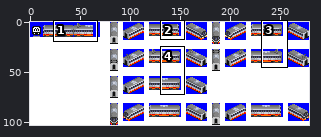
A sprite sheet gets an edit: src/metro/AUTS/AUTS.png. The picture above shows the old version from afar; the outline marks the close-up.
Close-up. Before:
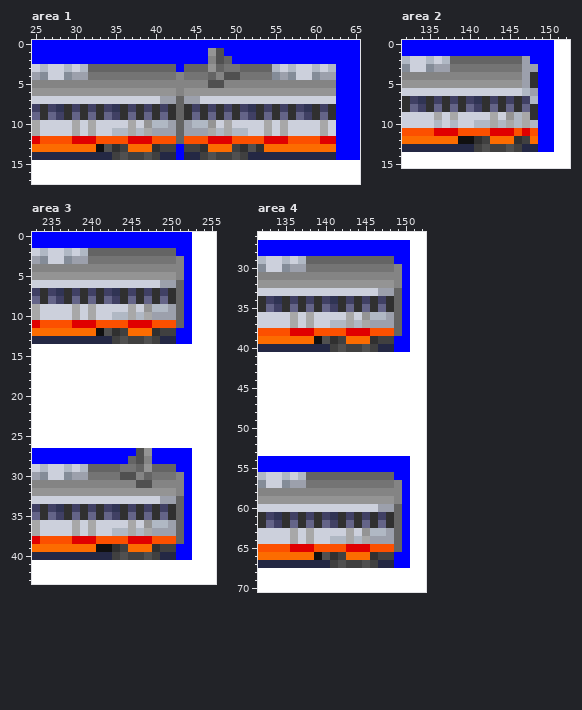
The file is 279x103 pixels. Colours within 5 levels of each other are drawn and written as one. Shown: area 1: x 25..65, y 0..17; area 2: x 132..152, y 0..15; area 3: x 233..255, y 0..43; area 4: x 132..152, y 26..70. The commit also changed other parts of the picture, which this record leaves out.
The result:
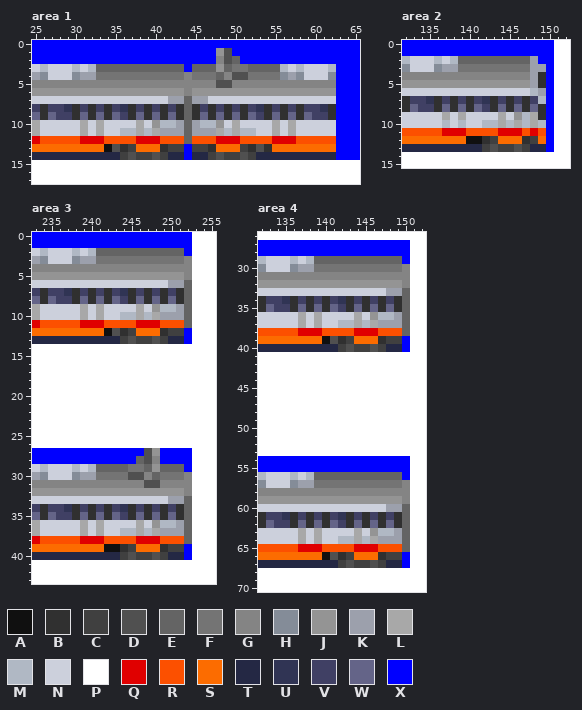
Palette (. is transparent): A #101010  B #303030  C #404040  D #505050  E #646464  F #747474  G #848484  H #848c98  J #949494  K #9ca0ac  L #a8a8a8  M #b0b8c4  N #ccd0dc  P #ffffff  Q #e00000  R #fc5000  S #fc6c00  T #242844  U #303454  V #404064  W #646488  X #0000ff
The edit:
--- area 1
@@ x 25..65 @@
  0 XXXXXXXXXXXXXXXXXXXXXXXXXXXXXXXXXXXXXXXXX
- 1 XXXXXXXXXXXXXXXXXXXXXXJDXXXXXXXXXXXXXXXXX
- 2 XXXXXXXXXXXXXXXXXXXXXXGDEXXXXXXXXXXXXXXXX
- 3 NMNNMNMEEEEEEEEEEEXEEEJEFFEEEEMNMNNMNMXXX
- 4 KHNNHKKFFFFFFFFFFFGFFFEGDDFFFFHKHNNHKKXXX
- 5 GGGGGGGGGGGGGGGGGGGGGGDDGGGGGGGGGGGGGGXXX
- 6 JJJJJJJJJJJJJJJJJJGJJJJJJJJJJJJJJJJJJJXXX
- 7 NNNNNNNNNNNNNNNNKKEKKNNNNNNNNNNNNNNNNNXXX
- 8 VBVUBVBVBVUBVBVBVBEBVBVBVBVUBVBVBVUBVBXXX
- 9 WBWVBWBWBWVBWBWBWBEBWBWBWBWVBWBWBWVBWBXXX
-10 LNNNNLNLNNNNLNJMMKEKMMJNLNNNNLNLNNNNLNXXX
-11 LNNNNLNLNNMMLMLKKKEKKKLMLMMNNLNLNNNNLNXXX
-12 QRRRRQQQRRRRQQQRRRERRRQQQRRRRQQQRRRRQQXXX
-13 SSSSSSSSADBCSSSBCCXCCBSSSCBDBSSSSSSSSSXXX
-14 TTTTTTTTTTCDCCDCTTXTTCDCCDCTTTTTTTTTTTXXX
+ 1 XXXXXXXXXXXXXXXXXXXXXXXJDXXXXXXXXXXXXXXXX
+ 2 XXXXXXXXXXXXXXXXXXXXXXXGDEXXXXXXXXXXXXXXX
+ 3 NMNNNMNMEEEEEEEEEEEXEEEJEFFEEEEMNMNNNMXXX
+ 4 KHNNNHKKFFFFFFFFFFFGFFFEGDDFFFFHKHNNNHXXX
+ 5 GGGGGGGGGGGGGGGGGGGGGGGDDGGGGGGGGGGGGGXXX
+ 6 JJJJJJJJJJJJJJJJJJJGJJJJJJJJJJJJJJJJJJXXX
+ 7 NNNNNNNNNNNNNNNNNKKEKKNNNNNNNNNNNNNNNNXXX
+ 8 VBVVUBVBVBVUBVBVBVBEBVBVBVBVUBVBVBVVUBXXX
+ 9 WBWVVBWBWBWVBWBWBWBEBWBWBWBWVBWBWBWVVBXXX
+10 LNNNNNLNLNNNNLNJMMKEKMMJNLNNNNLNLNNNNNXXX
+11 LNNNNNLNLNNMMLMLKKKEKKKLMLMMNNLNLNNNNNXXX
+12 QRRRRRQQQRRRRQQQRRRERRRQQQRRRRQQQRRRRRXXX
+13 SSSSSSSSSADBCSSSBCCXCCBSSSCBDBSSSSSSSSXXX
+14 TTTTTTTTTTTCDCCDCTTXTTCDCCDCTTTTTTTTTTXXX
 15 PPPPPPPPPPPPPPPPPPPPPPPPPPPPPPPPPPPPPPPPP
--- area 2
@@ x 132..152 @@
  1 XXXXXXXXXXXXXXXXXXXPP
- 2 MNNMNMEEEEEEEEEKXXXPP
- 3 HNNHKKFFFFFFFFFKKXXPP
- 4 GGGGGGGGGGGGGGGKBXXPP
- 5 JJJJJJJJJJJJJJJKBXXPP
- 6 NNNNNNNNNNNNNNNMKXXPP
- 7 BVUBVBVBVUBVBVBVMXXPP
- 8 BWVBWBWBWVBWBWBWBXXPP
- 9 NNNNLNLNNNNLNJMLBXXPP
-10 NNNNMNMNNMMLMLMLMXXPP
-11 RRRRQQQRRRRQQQRQRXXPP
-12 SSSSSSSAABCSSSBCSXXPP
-13 TTTTTTTTTCDCCDCTTXXPP
+ 2 MNNNMNMEEEEEEEEEKXXPP
+ 3 HNNNHKKFFFFFFFFFKKXPP
+ 4 GGGGGGGGGGGGGGGGKBXPP
+ 5 JJJJJJJJJJJJJJJJKBXPP
+ 6 NNNNNNNNNNNNNNNNMKXPP
+ 7 BVVUBVBVBVUBVBVBVMXPP
+ 8 BWVVBWBWBWVBWBWBWBXPP
+ 9 NNNNNLNLNNNNLNJMLBXPP
+10 NNNNNMNMNNMMLMLMLMXPP
+11 RRRRRQQQRRRRQQQRQRXPP
+12 SSSSSSSSAABCSSSBCSXPP
+13 TTTTTTTTTTCDCCDCTTXPP
 14 PPPPPPPPPPPPPPPPPPPPP
--- area 3
@@ x 233..255 @@
  1 XXXXXXXXXXXXXXXXXXXXPPP
- 2 NMNNMNMEEEEEEEEEEEXXPPP
- 3 KHNNHKKFFFFFFFFFFFGXPPP
- 4 GGGGGGGGGGGGGGGGGGGXPPP
- 5 JJJJJJJJJJJJJJJJJJGXPPP
- 6 NNNNNNNNNNNNNNNNKKEXPPP
- 7 VBVUBVBVBVUBVBVBVBEXPPP
- 8 WBWVBWBWBWVBWBWBWBEXPPP
- 9 LNNNNLNLNNNNLNJMMKEXPPP
-10 LNNNNLNLNNMMLMLKKKEXPPP
-11 QRRRRQQQRRRRQQQRRREXPPP
-12 SSSSSSSSADBCSSSBCCXXPPP
-13 TTTTTTTTTTCDCCDCTTXXPPP
+ 2 NMNNNMNMEEEEEEEEEEEXPPP
+ 3 KHNNNHKKFFFFFFFFFFFGPPP
+ 4 GGGGGGGGGGGGGGGGGGGGPPP
+ 5 JJJJJJJJJJJJJJJJJJJGPPP
+ 6 NNNNNNNNNNNNNNNNNKKEPPP
+ 7 VBVVUBVBVBVUBVBVBVBEPPP
+ 8 WBWVVBWBWBWVBWBWBWBEPPP
+ 9 LNNNNNLNLNNNNLNJMMKEPPP
+10 LNNNNNLNLNNMMLMLKKKEPPP
+11 QRRRRRQQQRRRRQQQRRREPPP
+12 SSSSSSSSSADBCSSSBCCXPPP
+13 TTTTTTTTTTTCDCCDCTTXPPP
 14 PPPPPPPPPPPPPPPPPPPPPPP
@@ x 233..255 @@
 26 PPPPPPPPPPPPPPPPPPPPPPP
-27 XXXXXXXXXXXXXDJXXXXXPPP
-28 XXXXXXXXXXXXEDGXXXXXPPP
-29 NMNNMNMEEEEFFEJEEEXXPPP
-30 KHNNHKKFFFFDDGEFFFGXPPP
-31 GGGGGGGGGGGGGDDGGGGXPPP
-32 JJJJJJJJJJJJJJJJJJGXPPP
-33 NNNNNNNNNNNNNNNNKKEXPPP
-34 VBVUBVBVBVUBVBVBVBEXPPP
-35 WBWVBWBWBWVBWBWBWBEXPPP
-36 LNNNNLNLNNNNLNJMMKEXPPP
-37 LNNNNLNLNNMMLMLKKKEXPPP
-38 QRRRRQQQRRRRQQQRRREXPPP
-39 SSSSSSSSAABCSSSBCCXXPPP
-40 TTTTTTTTTTCDCCDCTTXXPPP
+27 XXXXXXXXXXXXXXDJXXXXPPP
+28 XXXXXXXXXXXXXEDGXXXXPPP
+29 NMNNNMNMEEEEFFEJEEEXPPP
+30 KHNNNHKKFFFFDDGEFFFGPPP
+31 GGGGGGGGGGGGGGDDGGGGPPP
+32 JJJJJJJJJJJJJJJJJJJGPPP
+33 NNNNNNNNNNNNNNNNNKKEPPP
+34 VBVVUBVBVBVUBVBVBVBEPPP
+35 WBWVVBWBWBWVBWBWBWBEPPP
+36 LNNNNNLNLNNNNLNJMMKEPPP
+37 LNNNNNLNLNNMMLMLKKKEPPP
+38 QRRRRRQQQRRRRQQQRRREPPP
+39 SSSSSSSSSAABCSSSBCCXPPP
+40 TTTTTTTTTTTCDCCDCTTXPPP
 41 PPPPPPPPPPPPPPPPPPPPPPP
--- area 4
@@ x 132..152 @@
 28 XXXXXXXXXXXXXXXXXXXPP
-29 MNNMNMEEEEEEEEEEEXXPP
-30 HNNHKKFFFFFFFFFFFGXPP
-31 GGGGGGGGGGGGGGGGGGXPP
-32 JJJJJJJJJJJJJJJJJGXPP
-33 NNNNNNNNNNNNNNNKKEXPP
-34 BVUBVBVBVUBVBVBVBEXPP
-35 BWVBWBWBWVBWBWBWBEXPP
-36 NNNNLNLNNNNLNJMMKEXPP
-37 NNNNLNLNNMMLMLKKKEXPP
-38 RRRRQQQRRRRQQQRRREXPP
-39 SSSSSSSADBCSSSBCCXXPP
-40 TTTTTTTTTCDCCDCTTXXPP
+29 MNNNMNMEEEEEEEEEEEXPP
+30 HNNNHKKFFFFFFFFFFFGPP
+31 GGGGGGGGGGGGGGGGGGGPP
+32 JJJJJJJJJJJJJJJJJJGPP
+33 NNNNNNNNNNNNNNNNKKEPP
+34 BVVUBVBVBVUBVBVBVBEPP
+35 BWVVBWBWBWVBWBWBWBEPP
+36 NNNNNLNLNNNNLNJMMKEPP
+37 NNNNNLNLNNMMLMLKKKEPP
+38 RRRRRQQQRRRRQQQRRREPP
+39 SSSSSSSSADBCSSSBCCXPP
+40 TTTTTTTTTTCDCCDCTTXPP
 41 PPPPPPPPPPPPPPPPPPPPP
@@ x 132..152 @@
 55 XXXXXXXXXXXXXXXXXXXPP
-56 MNNMNMEEEEEEEEEEEXXPP
-57 HNNHKKFFFFFFFFFFFGXPP
-58 GGGGGGGGGGGGGGGGGGXPP
-59 JJJJJJJJJJJJJJJJJGXPP
-60 NNNNNNNNNNNNNNNKKEXPP
-61 BVUBVBVBVUBVBVBVBEXPP
-62 BWVBWBWBWVBWBWBWBEXPP
-63 NNNNLNLNNNNLNJMMKEXPP
-64 NNNNLNLNNMMLMLKKKEXPP
-65 RRRRQQQRRRRQQQRRREXPP
-66 SSSSSSSADBCSSSBCCXXPP
-67 TTTTTTTTTCDCCDCTTXXPP
+56 MNNNMNMEEEEEEEEEEEXPP
+57 HNNNHKKFFFFFFFFFFFGPP
+58 GGGGGGGGGGGGGGGGGGGPP
+59 JJJJJJJJJJJJJJJJJJGPP
+60 NNNNNNNNNNNNNNNNKKEPP
+61 BVVUBVBVBVUBVBVBVBEPP
+62 BWVVBWBWBWVBWBWBWBEPP
+63 NNNNNLNLNNNNLNJMMKEPP
+64 NNNNNLNLNNMMLMLKKKEPP
+65 RRRRRQQQRRRRQQQRRREPP
+66 SSSSSSSSADBCSSSBCCXPP
+67 TTTTTTTTTTCDCCDCTTXPP
 68 PPPPPPPPPPPPPPPPPPPPP
Changed places in both close-ups, as pixel boxes (x1, y1, x2, y2):
changed: (56, 48, 336, 160)
changed: (418, 56, 546, 152)
changed: (56, 248, 192, 344)
changed: (56, 448, 192, 560)
changed: (274, 256, 410, 352)
changed: (274, 472, 410, 568)
